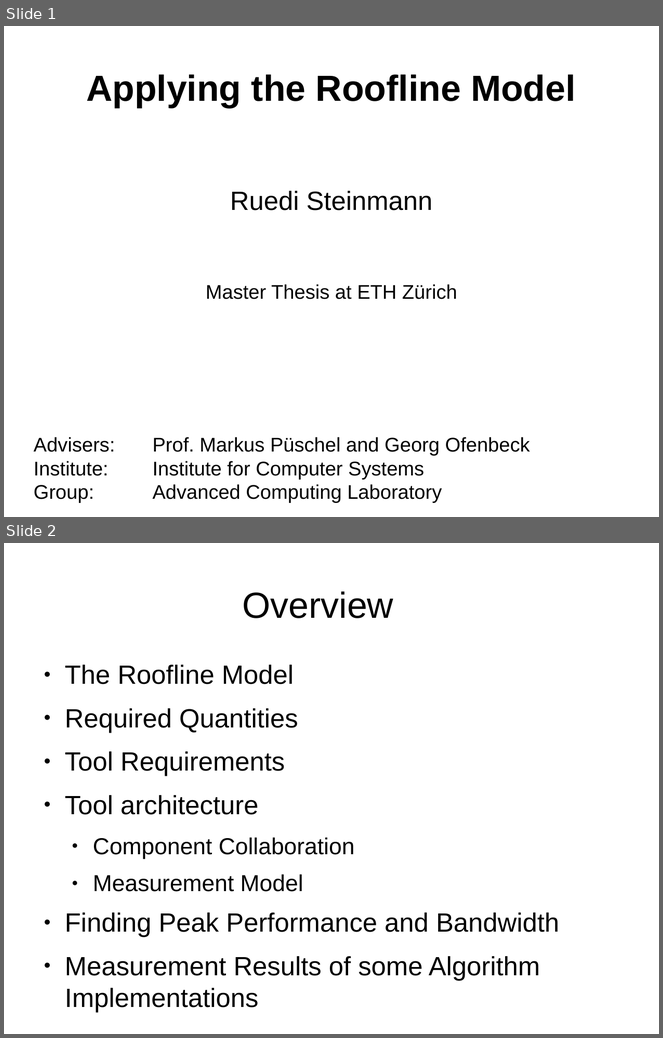
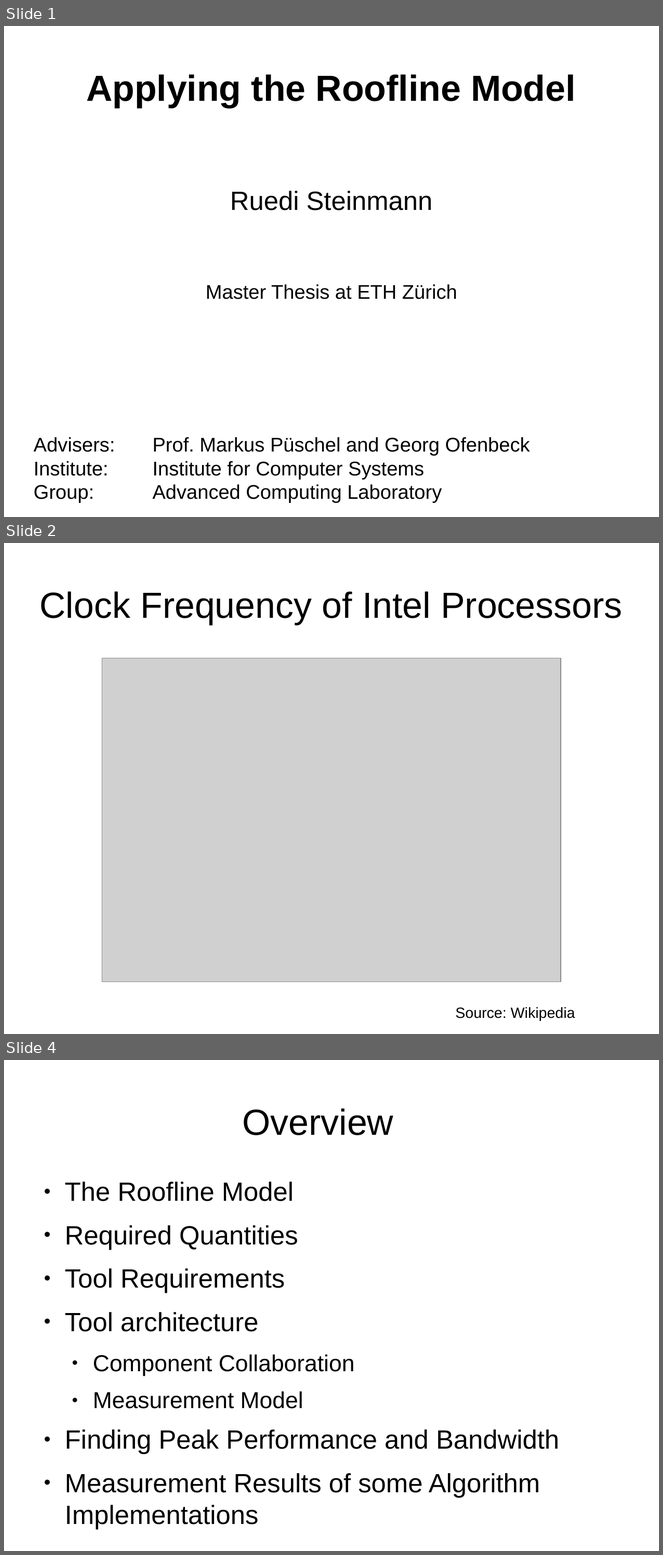
Before and after one commit to GeorgOfenbeck/Thesis_Steinmann, a slide deck: presentation.odp. Shown one above the other, each under a label of ours: slides 1 and 2 before the commit, slides 1, 2 and 4 after it; the slides between them are not shown. The pictures are 663x1038 and 663x1555 pixels, drawn with LibreOffice and Linux fonts; fonts in the diff are those of the drawing; grey boxes stand for pictures. Boxes give left, top, right and bottom in pixels: in the first picture for what was removed or moved away, otherwise in the second. Text is boxed around its words. In the diff, an @@ line names an element or a change of style, - is before the commit and + after.

```diff
--- a/presentation.odp
+++ b/presentation.odp
@@ slide 2 added at (4, 543, 659, 1034), background #FFFFFF @@
@@ title added at (39, 591, 622, 625), 44 pt, text #000000 @@
+Clock Frequency of Intel Processors
@@ picture added at (102, 658, 561, 982) @@
@@ text added at (455, 1007, 575, 1021), 18 pt, text #000000 @@
+Source: Wikipedia
@@ what was slide 2 is now slide 4 @@
```
Also in this commit, not shown: 2 slides changed, 18 other slides added, 2 slides removed.
